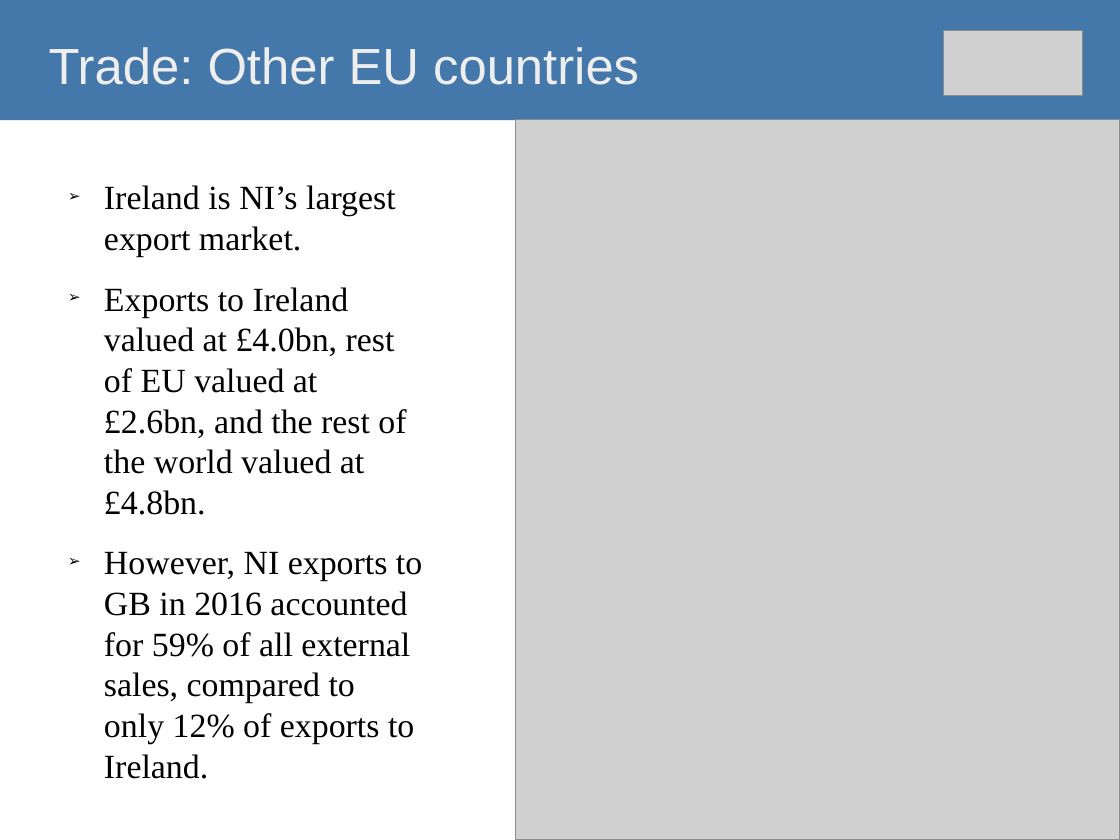
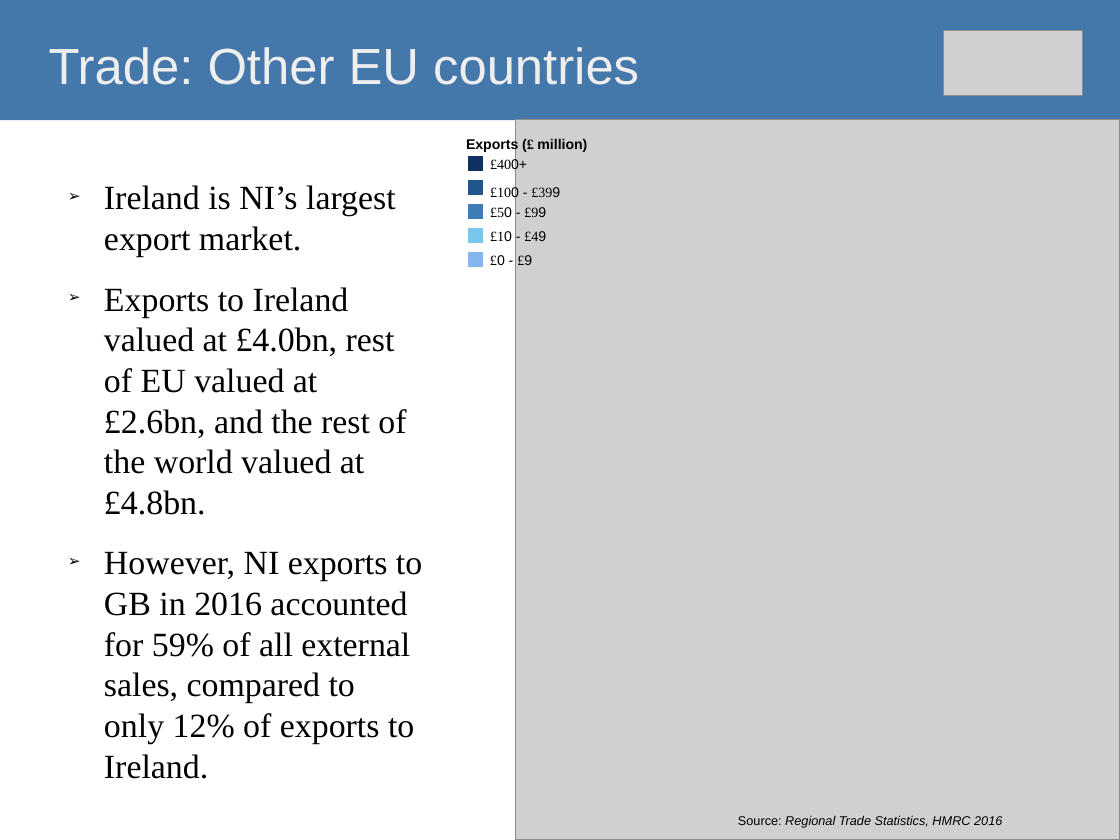
Before and after one commit to O1sims/MigrationNI, a slide deck: slide 4 of presentation/impact-of-brexit-on-ni-economy.odp. Drawn at 1120x840 pixels with LibreOffice and Linux fonts; fonts in the diff are those of the drawing; grey boxes stand for pictures. Boxes give left, top, right and bottom in pixels: in the first picture for what was removed or moved away, otherwise in the second. Text is boxed around its words. In the diff, an @@ line names an element or a change of style, - is before the commit and + after.

Commit message:
Updated presentation ODP and PDF

```diff
--- a/presentation/impact-of-brexit-on-ni-economy.odp
+++ b/presentation/impact-of-brexit-on-ni-economy.odp
@@ text added at (x1=466, y1=138, x2=587, y2=153), 10 pt, text #000000, bold @@
+Exports (£ million)
@@ rectangle added at (x1=469, y1=157, x2=485, y2=173), fill #103061, outline #FFFFFF 0 pt @@
@@ text added at (x1=490, y1=158, x2=527, y2=173), 10 pt, text #000000 @@
+£400+
@@ rectangle added at (x1=469, y1=180, x2=485, y2=196), fill #21568A, outline #FFFFFF 0 pt @@
@@ rectangle added at (x1=469, y1=204, x2=485, y2=221), fill #3E7DB5, outline #FFFFFF 0 pt @@
@@ text added at (x1=490, y1=186, x2=560, y2=201), 10 pt, text #000000 @@
+£100 - £399
@@ text added at (x1=490, y1=207, x2=546, y2=217), 10 pt, text #000000 @@
+£50 - £99
@@ rectangle added at (x1=469, y1=228, x2=485, y2=244), fill #79C7EE, outline #FFFFFF 0 pt @@
@@ text added at (x1=490, y1=231, x2=546, y2=241), 10 pt, text #000000 @@
+£10 - £49
@@ rectangle added at (x1=469, y1=252, x2=485, y2=268), fill #83B5EF, outline #FFFFFF 0 pt @@
@@ text added at (x1=490, y1=255, x2=532, y2=265), 10 pt, text #000000 @@
+£0 - £9
@@ text added at (x1=738, y1=815, x2=1002, y2=828), 9 pt, text #000000, italic @@
+Source: Regional Trade Statistics, HMRC 2016
```
Also in this commit, not shown: 9 other slides changed, 1 other file.
